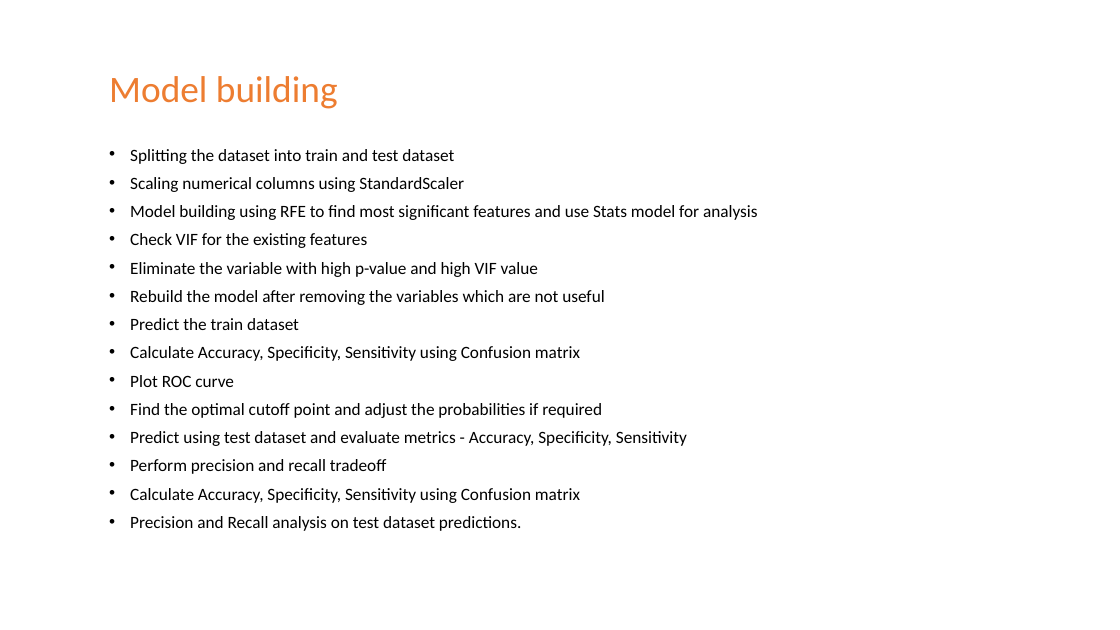
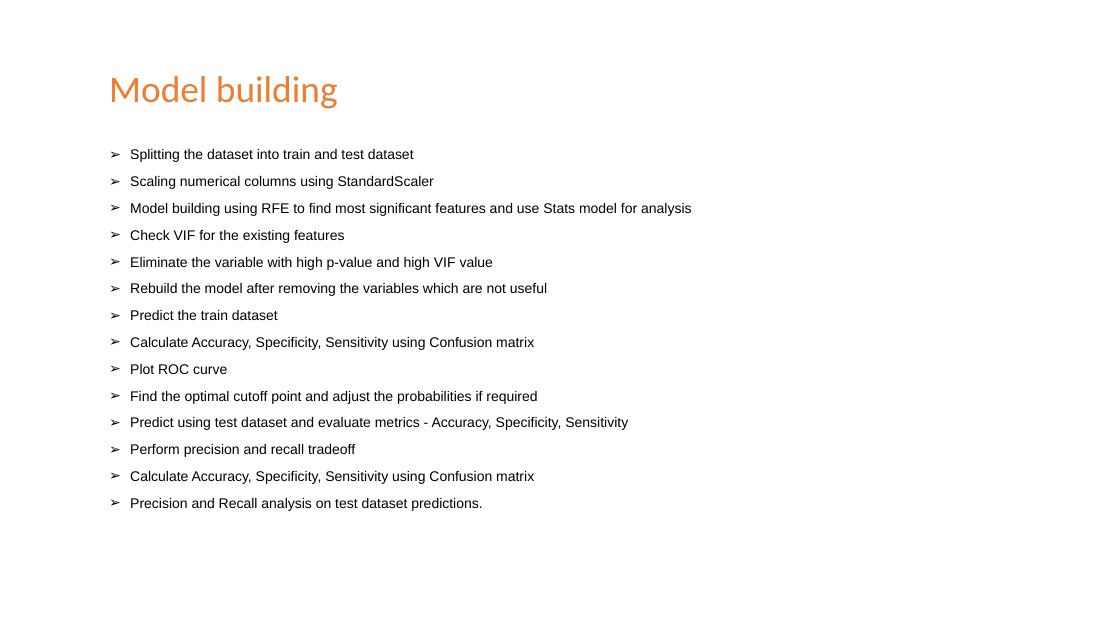
Before and after one commit to giridharchalla2k8/lead_scoring_case_study, a slide deck: slide 13 of Lead_Scoring_Case_study.pptx. Drawn at 1120x630 pixels with LibreOffice and Linux fonts; fonts in the diff are those of the drawing. Boxes give left, top, right and bottom in pixels: in the first picture for what was removed or moved away, otherwise in the second. Text is boxed around its words. In the diff, an @@ line names an element or a change of style, - is before the commit and + after.

```diff
--- a/Lead_Scoring_Case_study.pptx
+++ b/Lead_Scoring_Case_study.pptx
@@ text "Splitting the dataset into train ..." at bbox=[130, 149, 691, 511]: size 14.8 to 12 pt, font Calibri to Arial; bullet • to ➢; line spacing 0.8 to 0.9 @@
```
Also in this commit, not shown: 15 other slides changed, 2 other files.
